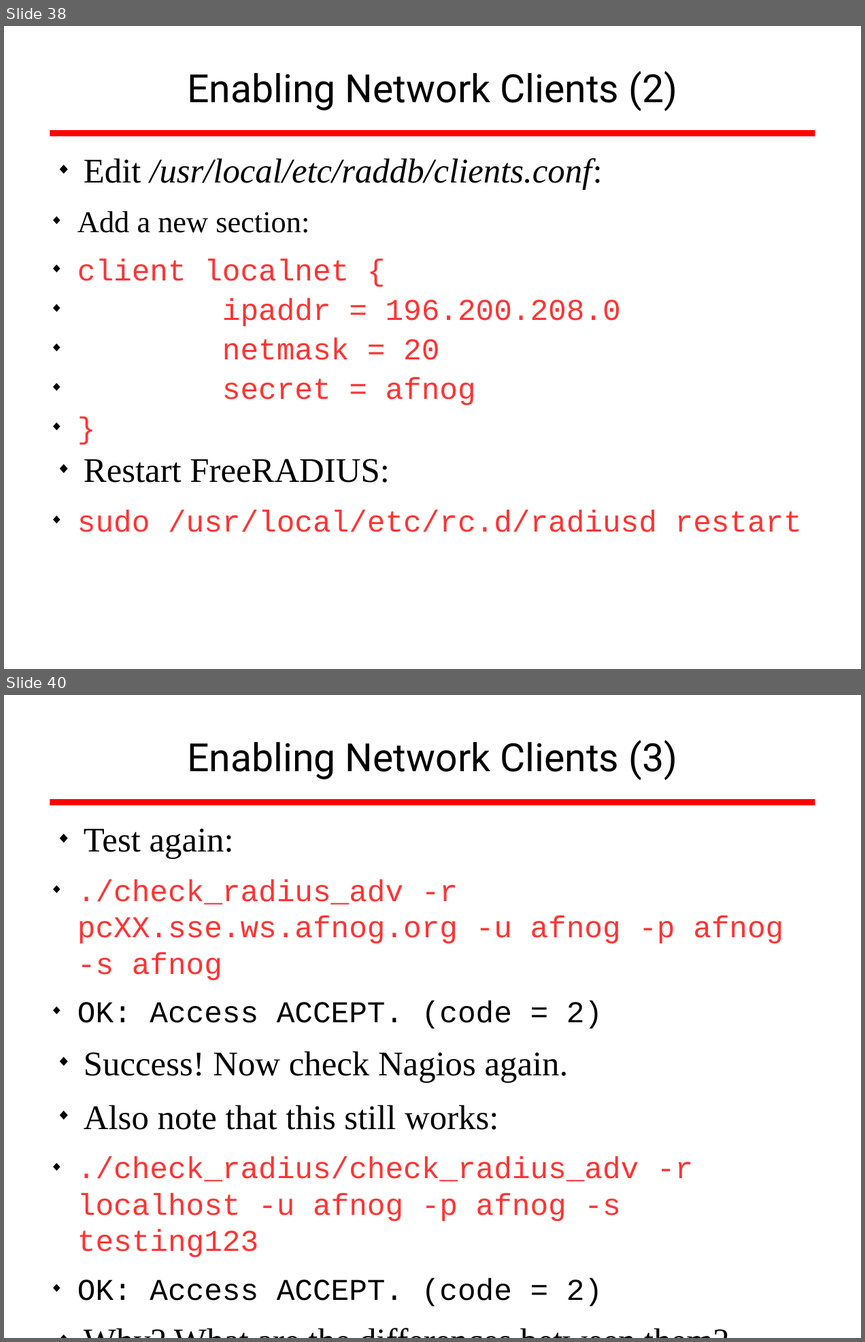
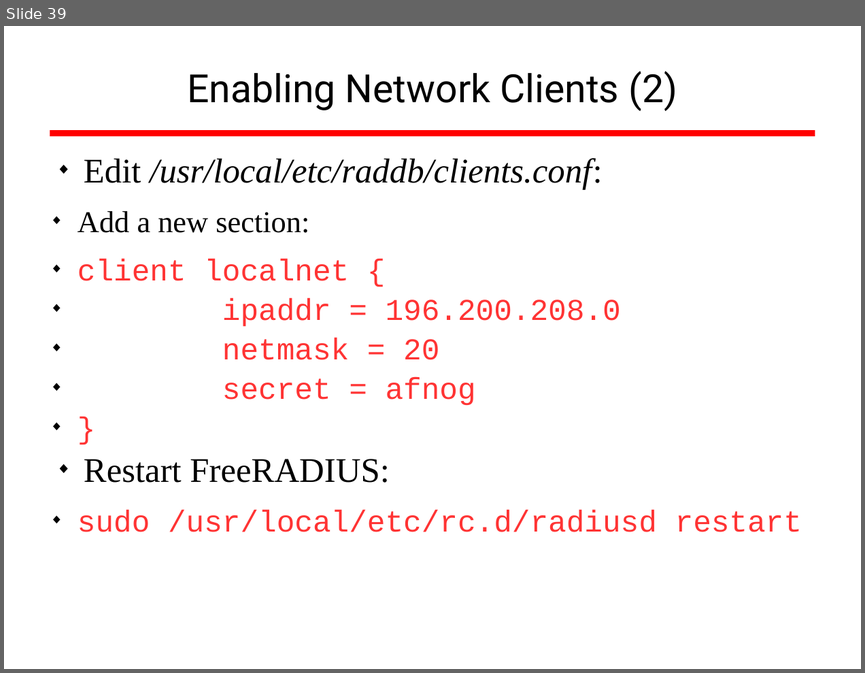
Before and after one commit to afnog/sse, a slide deck: radius/radius_presentation.odp. Shown one above the other, each under a label of ours: slides 38 and 40 before the commit, slide 39 after it; the slides between them are not shown. The pictures are 865x1342 and 865x673 pixels, drawn with LibreOffice and Linux fonts; fonts in the diff are those of the drawing; background and template pictures are left out. Boxes give left, top, right and bottom in pixels: in the first picture for what was removed or moved away, otherwise in the second. Text is boxed around its words. In the diff, an @@ line names an element or a change of style, - is before the commit and + after.

```diff
--- a/radius/radius_presentation.odp
+++ b/radius/radius_presentation.odp
@@ slide 40 removed at <box>4,695,861,1338</box>, background #FFFFFF; not listed: 1 template element that a slide beside it also shows @@
@@ title removed at <box>187,740,678,780</box> @@
-Enabling Network Clients (3)
@@ text removed at <box>77,828,783,1306</box> @@
-◆ Test again:
-  ◆ ./check_radius_adv -r pcXX.sse.ws.afnog.org -u afnog -p afnog -s afnog
-  ◆ OK: Access ACCEPT. (code = 2)
-◆ Success! Now check Nagios again.
-◆ Also note that this still works:
-  ◆ ./check_radius/check_radius_adv -r localhost -u afnog -p afnog -s testing123
-  ◆ OK: Access ACCEPT. (code = 2)
-◆ Why? What are the differences between them?
@@ what was slide 38 is now slide 39 @@
```
Also in this commit, not shown: 2 slides changed, 3 slides added, 1 other file.
